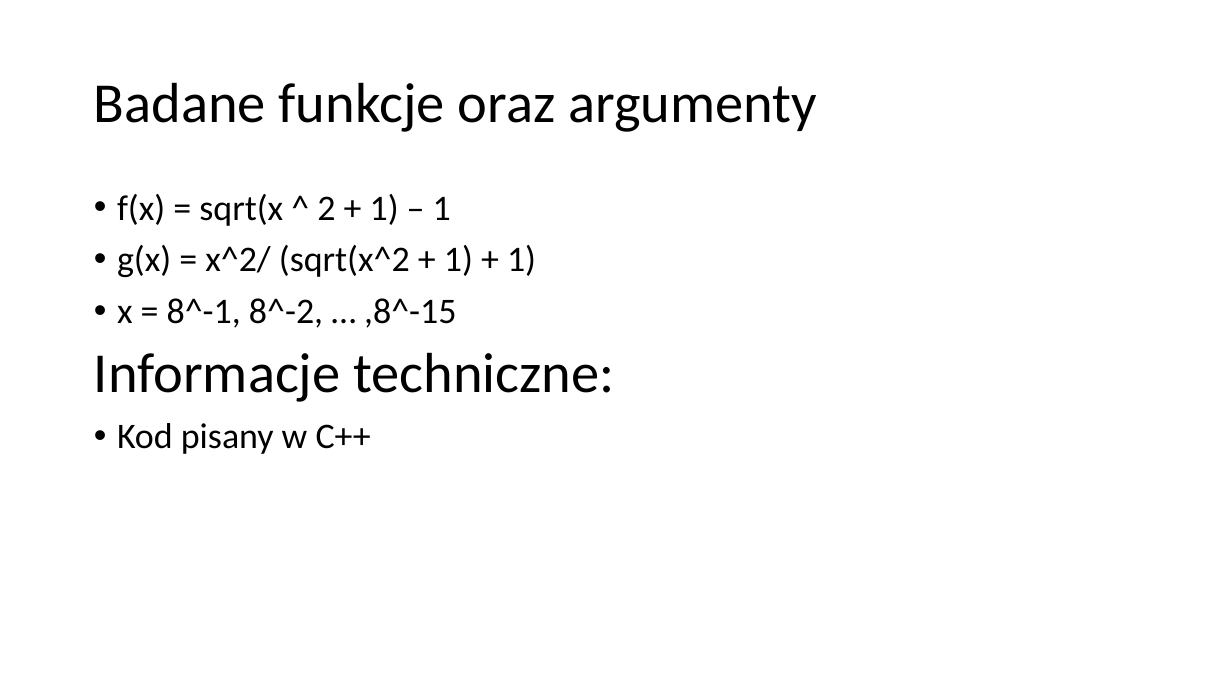
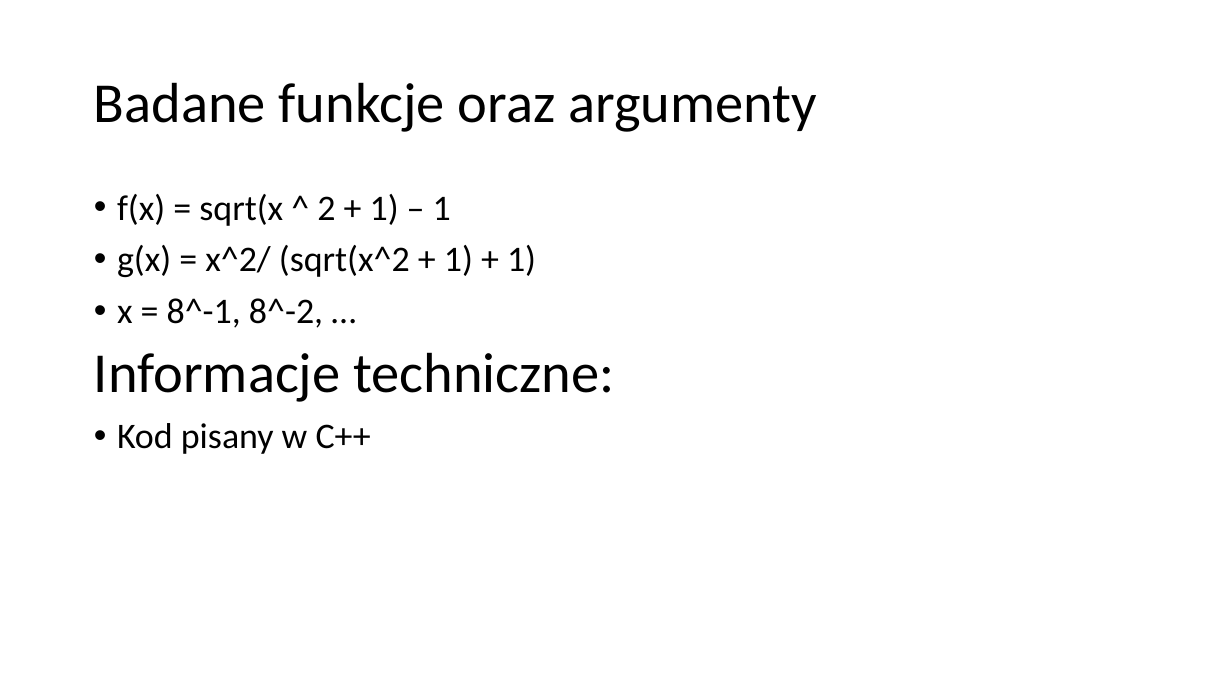
Before and after one commit to NiEkOKsU/Computation_Methods_for_Science_and_Technology, a slide deck: slide 2 of lab1/Laboratorium 1, zadanie 3.pptx. Drawn at 1232x693 pixels with LibreOffice and Linux fonts; fonts in the diff are those of the drawing. Boxes give left, top, right and bottom in pixels: in the first picture for what was removed or moved away, otherwise in the second. Text is boxed around its words. In the diff, an @@ line names an element or a change of style, - is before the commit and + after.

```diff
--- a/lab1/Laboratorium 1, zadanie 3.pptx
+++ b/lab1/Laboratorium 1, zadanie 3.pptx
@@ text at bbox=[117, 298, 323, 328]: text changed @@
-• x = 8^-1, 8^-2, … ,8^-15
+• x = 8^-1, 8^-2, …
```
Also in this commit, not shown: 7 other files.
